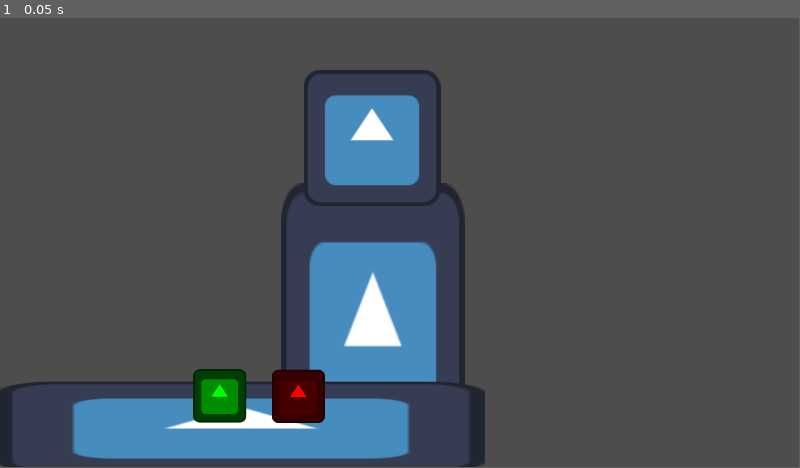
Above: before the commit, frame 1.
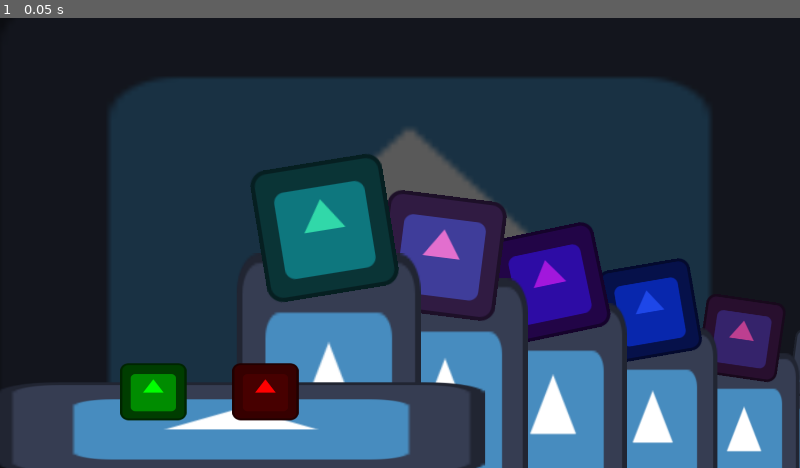
Above: after the commit, the same moment.

Repository: Turtana/secret-society
Game: Godot game, scene res://game.tscn
Two runs of this game, one before a commit and one after it. Both use one fixed random seed, a clock stepped at 60 frames per second and the inputs below. Before the commit the project has no main scene; this scene is started directly in both runs. The engine's default icon, where the game draws it, is replaced by a stand-in: a white triangle on a blue panel in a dark square.
Inputs:
- Up to frame 1 (0.05 s): no input
In our replay, the window is 799x449 before the commit and 800x450 after it. These sizes can differ from the game's own. Grey fills any space a smaller window leaves; there, only what the larger window draws over its background counts as a difference.

The runs differ from the first frame. In frame 1, 84% of the frame differs, in the area x 0-100%, y 0-100%.

Commit message:
guest basic logic

Diff:
--- /dev/null
+++ b/button.gd
@@ -0,0 +1,16 @@
+extends Area2D
+
+signal pressed
+var orig_scale: Vector2
+var can_press = true
+
+func _ready() -> void:
+	orig_scale = $Sprite.scale
+
+func _on_input_event(_viewport: Node, event: InputEvent, _shape_idx: int) -> void:
+	if (event is InputEventMouseButton && event.pressed && can_press):
+		can_press = false
+		pressed.emit()
+		$Sprite.scale = .9 * orig_scale
+		await get_tree().create_timer(0.1).timeout
+		$Sprite.scale = orig_scale
--- /dev/null
+++ b/button.tscn
@@ -0,0 +1,21 @@
+[gd_scene format=3 uid="uid://c511bacwkdgvt"]
+
+[ext_resource type="Script" uid="uid://c15s60xefvi3d" path="res://button.gd" id="1_n4tde"]
+[ext_resource type="Texture2D" uid="uid://5dtkcwol7piq" path="res://icon.svg" id="1_r04n3"]
+
+[sub_resource type="RectangleShape2D" id="RectangleShape2D_e2o6t"]
+size = Vector2(14.319389, 73.89093)
+
+[node name="Button" type="Area2D" unique_id=694192413]
+script = ExtResource("1_n4tde")
+
+[node name="CollisionShape2D" type="CollisionShape2D" parent="." unique_id=813410997]
+position = Vector2(-0.054653168, -0.87268066)
+scale = Vector2(3.968228, 0.6230286)
+shape = SubResource("RectangleShape2D_e2o6t")
+
+[node name="Sprite" type="Sprite2D" parent="." unique_id=12659370]
+scale = Vector2(0.4337602, 0.36248937)
+texture = ExtResource("1_r04n3")
+
+[connection signal="input_event" from="." to="." method="_on_input_event"]
--- a/game.gd
+++ b/game.gd
@@ -1,11 +1,60 @@
 extends Node2D
 
+@export var guest_template: PackedScene = preload("res://guest_placeholder.tscn")
 
-# Called when the node enters the scene tree for the first time.
+var guests: Array[Node2D] = []
+var number_of_guests := 10
+var guest_distance = 200
+
 func _ready() -> void:
-	pass # Replace with function body.
+	$Pass.pressed.connect(pass_pressed)
+	$Reject.pressed.connect(reject_pressed)
 
+	# TODO a way of generating guests with proper masks
+	for i in range(number_of_guests):
+		var guest_number = number_of_guests - i - 1
+		var new_guest = guest_template.instantiate()
+		$GuestLine.add_child(new_guest)
+		# drawn in reverse order to make the z-order work. Hopefully this won't backfire later...
+		new_guest.position = $JudgePosition.position + Vector2(number_of_guests * guest_distance - i * guest_distance - guest_distance, 0)
+		new_guest.scale *= 1 - guest_number * .1
+		# this has to be scaled, otherwise the line looks much thinner farther back
+		guest_distance += 10
+		guests.append(new_guest)
+	guests.reverse() # NOW the first guy on the line is at the table
 
 # Called every frame. 'delta' is the elapsed time since the previous frame.
-func _process(delta: float) -> void:
+func _process(_delta: float) -> void:
 	pass
+
+func pass_pressed() -> void:
+	var tween = create_tween()
+	var guest = guests.pop_front()
+
+	advance_line()
+
+	# guest leaves for Grey Docks
+	tween.tween_property(guest, "position", guest.position + Vector2(-2000, 0), 2.0)
+	await tween.finished
+	guest.queue_free()
+
+	$Pass.can_press = true
+
+func reject_pressed() -> void:
+	var tween = create_tween()
+	var guest = guests.pop_front()
+
+	advance_line()
+
+	# guest drops out of the picture
+	tween.set_ease(Tween.EASE_OUT)
+	tween.set_trans(Tween.TRANS_QUAD)
+	tween.tween_property(guest, "position", guest.position + Vector2(0, 2000), 1.0)
+	await tween.finished
+	guest.queue_free()
+
+	$Reject.can_press = true
+
+func advance_line() -> void:
+	for guest in guests:
+		pass
--- a/game.tscn
+++ b/game.tscn
@@ -2,33 +2,33 @@
 
 [ext_resource type="Texture2D" uid="uid://5dtkcwol7piq" path="res://icon.svg" id="1_80nbo"]
 [ext_resource type="Script" uid="uid://c7yiypumm6tac" path="res://game.gd" id="1_e2o6t"]
+[ext_resource type="PackedScene" uid="uid://c511bacwkdgvt" path="res://button.tscn" id="3_feb5d"]
 
 [node name="Game" type="Node2D" unique_id=1006541036]
 script = ExtResource("1_e2o6t")
 
-[node name="Icon2" type="Sprite2D" parent="." unique_id=1939347828]
-position = Vector2(896, 777.5)
-scale = Vector2(3.453125, 5.9453125)
+[node name="Background" type="Sprite2D" parent="." unique_id=1137387642]
+modulate = Color(0.35, 0.35, 0.35, 1)
+position = Vector2(983, 539)
+scale = Vector2(16.407034, 9.904161)
 texture = ExtResource("1_80nbo")
 
-[node name="Icon" type="Sprite2D" parent="." unique_id=846063234]
-position = Vector2(894, 289.00003)
-scale = Vector2(2.5703125, 2.5703125)
-texture = ExtResource("1_80nbo")
+[node name="GuestLine" type="Node2D" parent="." unique_id=1432906182]
 
 [node name="Table" type="Sprite2D" parent="." unique_id=1928580106]
 position = Vector2(579.0001, 984)
 scale = Vector2(9.1484375, 1.71875)
 texture = ExtResource("1_80nbo")
 
-[node name="OkayButton" type="Sprite2D" parent="Table" unique_id=268033643]
+[node name="Pass" parent="." unique_id=694192413 instance=ExtResource("3_feb5d")]
 modulate = Color(0, 1, 0, 1)
-position = Vector2(-5.5747375, -43.636414)
-scale = Vector2(0.10930828, 0.58181816)
-texture = ExtResource("1_80nbo")
+position = Vector2(368.00003, 896.99994)
+scale = Vector2(2.8576238, 2.9440029)
 
-[node name="NotOkayButton" type="Sprite2D" parent="Table" unique_id=460762679]
+[node name="Reject" parent="." unique_id=1494534922 instance=ExtResource("3_feb5d")]
 modulate = Color(1, 0, 0, 1)
-position = Vector2(15.08453, -43.054565)
-scale = Vector2(0.10930828, 0.58181816)
-texture = ExtResource("1_80nbo")
+position = Vector2(637, 896.99994)
+scale = Vector2(2.8576238, 2.9440029)
+
+[node name="JudgePosition" type="Node2D" parent="." unique_id=1212954518]
+position = Vector2(781, 1164)
--- /dev/null
+++ b/guest_placeholder.gd
@@ -0,0 +1,6 @@
+extends Node2D
+
+# Called when the node enters the scene tree for the first time.
+func _ready() -> void:
+	$Mask.modulate = Color(randf(), randf(), randf())
+	$Mask.rotation_degrees += 15 * (randf() * 2 - 1)
--- /dev/null
+++ b/guest_placeholder.tscn
@@ -0,0 +1,17 @@
+[gd_scene format=3 uid="uid://be36rq7nbjb5w"]
+
+[ext_resource type="Texture2D" uid="uid://5dtkcwol7piq" path="res://icon.svg" id="1_qaney"]
+[ext_resource type="Script" uid="uid://d02w0vqd5iyh0" path="res://guest_placeholder.gd" id="2_lkux6"]
+
+[node name="Guest" type="Node2D" unique_id=349460658]
+script = ExtResource("2_lkux6")
+
+[node name="Body" type="Sprite2D" parent="." unique_id=2099154267]
+scale = Vector2(3.453125, 5.9453125)
+texture = ExtResource("1_qaney")
+offset = Vector2(2.3167422, -36.835743)
+
+[node name="Mask" type="Sprite2D" parent="." unique_id=1245883953]
+position = Vector2(-1.9999995, -660)
+scale = Vector2(2.5, 2.5)
+texture = ExtResource("1_qaney")
--- a/project.godot
+++ b/project.godot
@@ -10,7 +10,8 @@
 
 [application]
 
-config/name="Secret Society"
+config/name="Shadow Society"
+run/main_scene="uid://dmrldqdwgvfk3"
 config/features=PackedStringArray("4.6", "GL Compatibility")
 config/icon="res://icon.svg"
 
@@ -18,6 +19,7 @@
 
 window/size/viewport_width=1920
 window/size/viewport_height=1080
+window/stretch/mode="viewport"
 
 [physics]
 
Not shown, added: button.gd.uid
Not shown, added: guest_placeholder.gd.uid
